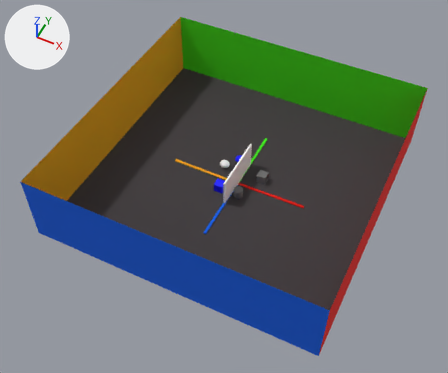
The Blender file simple-scene-gen.blend as it was, and as the next commit left it.
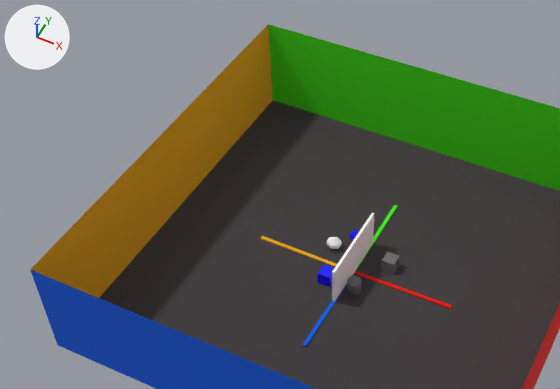
Each version is shown whole from a 50 mm camera at (3.77, -8.18, 9.97) aimed at (-0.14, -0.38, 0.21), then close up on the part from 0% to 84% of the width and 0% to 70% of the height. Lighting does not change. The marker at upper left points along +X, +Y and +Z.

Before the edit, the objects in view are built like this:
```python
ob_cube_001 = bpy.data.objects.new('Cube.001', me_cube_015)
ob_cube_001.parent = ob_center
ob_cube_001.location = (-0.266, -0.317, 0.0)
ob_cube_001.scale = (0.1, 0.1, 0.1)
ob_cube_003 = bpy.data.objects.new('Cube.003', me_cube)
ob_cube_003.location = (0.0, 0.0, 0.0)
ob_cube_003.scale = (0.028, 0.028, 0.028)
ob_cubehollow_001 = bpy.data.objects.new('CubeHollow.001', me_cube_014)
ob_cubehollow_001.parent = ob_center
ob_cubehollow_001.location = (0.445, 0.319, 0.0)
ob_cubehollow_001.scale = (0.1, 0.1, 0.1)
ob_cylinder_001 = bpy.data.objects.new('Cylinder.001', me_cylinder_006)
ob_cylinder_001.parent = ob_center
ob_cylinder_001.location = (0.164, -0.311, 0.0)
ob_cylinder_001.scale = (0.1, 0.1, 0.1)
ob_diamond_001 = bpy.data.objects.new('Diamond.001', me_circle_003)
ob_diamond_001.parent = ob_center
ob_diamond_001.location = (-0.465, 0.311, 0.0)
ob_diamond_001.scale = (0.1, 0.1, 0.1)
ob_diamond_002 = bpy.data.objects.new('Diamond.002', me_circle_004)
ob_diamond_002.parent = ob_center
ob_diamond_002.location = (-0.222, 0.588, 0.0)
ob_diamond_002.scale = (0.1, 0.1, 0.1)
ob_floor = bpy.data.objects.new('Floor', me_plane)
ob_floor.location = (0.0, 0.0, 0.0)
ob_obstacle = bpy.data.objects.new('Obstacle', me_cube_004)
ob_obstacle.parent = ob_center
ob_obstacle.location = (0.0, 0.0, 0.0)
ob_obstacle.scale = (0.389, 1.29, 1.25)
```
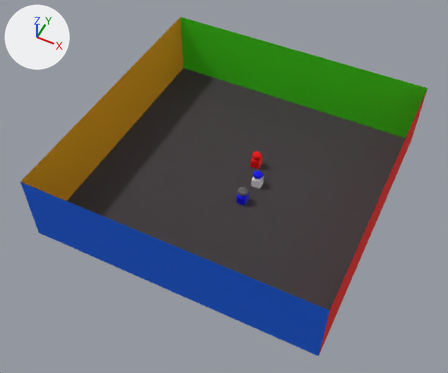
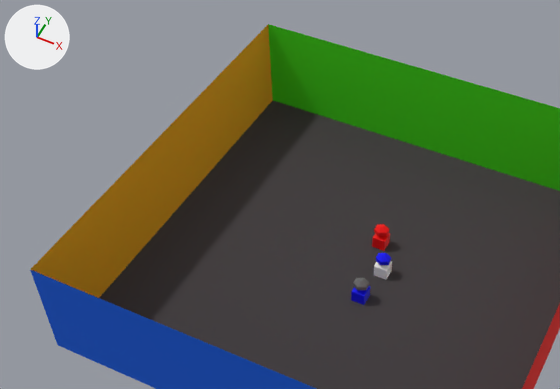
Changed parts and their boxes (x1, y1, x2, y2) in the close-ups (560 x 389 px):
'Obstacle', hidden
    before: (332, 213, 374, 302)
'Cube.003', deleted
    before: (260, 205, 452, 347)
'Cube.001', moved
    before: (318, 264, 334, 287)
    after: (351, 286, 370, 305)
'CubeHollow.001', recoloured, moved
    before: (381, 251, 400, 274)
    after: (374, 261, 392, 280)
'Diamond.001', recoloured, reshaped, moved (6% wider)
    before: (327, 237, 342, 249)
    after: (353, 278, 369, 290)
'Cylinder.001', deleted
    before: (347, 276, 361, 295)
'Cube.002', added
    after: (372, 233, 390, 251)
'Diamond.002', moved
    before: (350, 230, 360, 240)
    after: (374, 224, 389, 236)
'Diamond.003', added
    after: (376, 253, 391, 265)

Edits to the bpy script that builds the scene:
```text
Add mat_m_cubehollow_004:
    mat_m_cubehollow_004 = principled_material('M_CubeHollow.004')
    mat_m_cubehollow_004.base_color = (1.0, 1.0, 1.0)  # white #ffffff
    mat_m_cubehollow_004.roughness = 0.867
Add mat_m_cube_006:
    mat_m_cube_006 = principled_material('M_Cube.006')
    mat_m_cube_006.base_color = (1.0, 0.0, 0.0)  # red #ff0000
Change me_cube_014:
    where me_cube_014.from_pydata(...)  # 16 vertices, 16 faces; spans x -1.0..1.0, y -1.0..1.0, z 0.0..2.0
    remove me_cube_014.materials.append(mat_m_cubehollow_030)  # dark grey #6c6c6c
    add me_cube_014.materials.append(mat_m_cubehollow_004)  # white #ffffff
Change me_circle_003:
    where me_circle_003.from_pydata(...)  # 24 vertices, 20 faces; spans x -0.99..0.99, y -0.99..0.99, z 0.0..2.0
    remove me_circle_003.materials.append(mat_m_diamond_022)  # white #ffffff
    add me_circle_003.materials.append(mat_m_diamond_023)  # blue #0000ff
Add me_circle_000:
    me_circle_000.from_pydata(...)  # 24 vertices, 20 faces; spans x -0.99..0.99, y -0.99..0.99, z 0.0..2.0
    me_circle_000.materials.append(mat_m_cylinder_032)  # dark grey #6c6c6c
Add me_cube_001:
    me_cube_001.from_pydata(...)  # a box spanning x -1.0..1.0, y -1.0..1.0, z 0.0..2.0
    me_cube_001.materials.append(mat_m_cube_006)  # red #ff0000
Change ob_obstacle:
    add ob_obstacle.hide_render = True
Remove ob_cube_003:
    ob_cube_003 = bpy.data.objects.new('Cube.003', me_cube)
    ob_cube_003.location = (0.0, 0.0, 0.0)
    ob_cube_003.scale = (0.028, 0.028, 0.028)
Change ob_cubehollow_001:
    ob_cubehollow_001.location: (0.445, 0.319, 0.0) -> (0.392, 0.169, 0.0)
Change ob_cube_001:
    ob_cube_001.location: (-0.266, -0.317, 0.0) -> (0.313, -0.404, 0.0)
Remove ob_cylinder_001:
    ob_cylinder_001 = bpy.data.objects.new('Cylinder.001', me_cylinder_006)
    ob_cylinder_001.parent = ob_center
    ob_cylinder_001.location = (0.164, -0.311, 0.0)
    ob_cylinder_001.scale = (0.1, 0.1, 0.1)
    _m = ob_cylinder_001.modifiers.new('Bevel', 'BEVEL')
    _m.width = 0.03
    _m.width_pct = 0.03
    _m.segments = 2
Change ob_diamond_001:
    ob_diamond_001: bpy.data.objects.new('Diamond.001', me_circle_003) -> bpy.data.objects.new('Diamond.001', me_circle_000)
    ob_diamond_001.location: (-0.465, 0.311, 0.0) -> (0.313, -0.404, 0.2)
Change ob_diamond_002:
    ob_diamond_002.location: (-0.222, 0.588, 0.0) -> (0.133, 0.679, 0.2)
Add ob_diamond_003:
    ob_diamond_003 = bpy.data.objects.new('Diamond.003', me_circle_003)
    ob_diamond_003.parent = ob_center
    ob_diamond_003.location = (0.392, 0.169, 0.2)
    ob_diamond_003.scale = (0.1, 0.1, 0.1)
Add ob_cube_002:
    ob_cube_002 = bpy.data.objects.new('Cube.002', me_cube_001)
    ob_cube_002.parent = ob_center
    ob_cube_002.location = (0.133, 0.679, 0.0)
    ob_cube_002.scale = (0.1, 0.1, 0.1)
    _m = ob_cube_002.modifiers.new('Bevel', 'BEVEL')
    _m.width = 0.03
    _m.width_pct = 0.03
    _m.segments = 2
```
